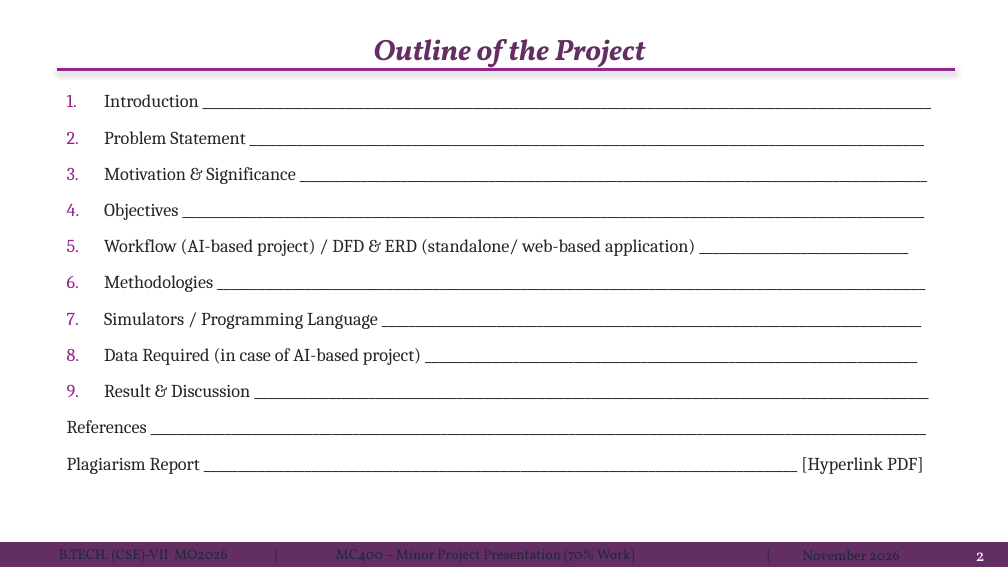
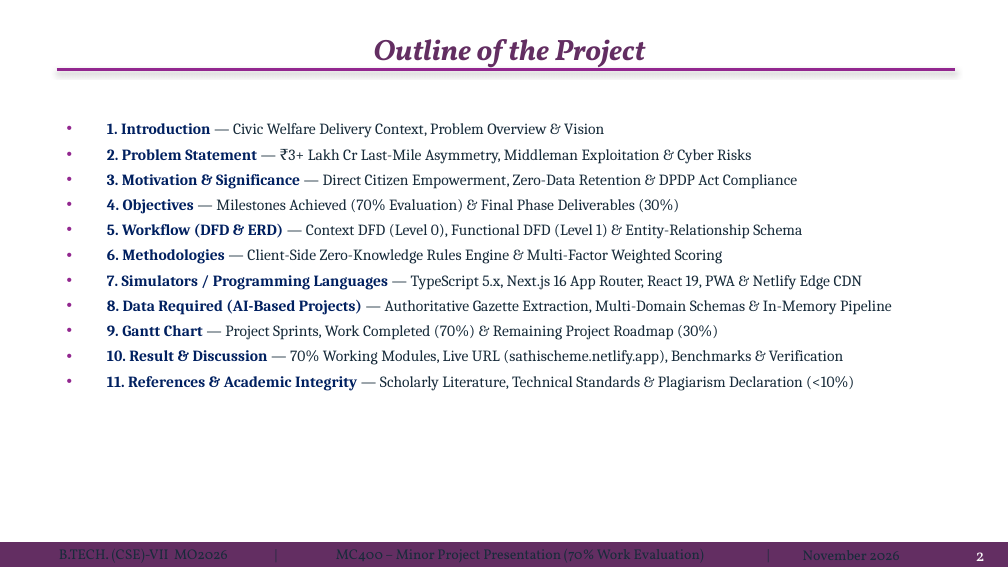
Before and after one commit to Shivaniroy09/SchemeSathi-Ai-Project, a slide deck: slide 2 of ppt/MC400-Minor Project Presentation format-BTech CSE MO26.pptx. Drawn at 1008x567 pixels with LibreOffice and Linux fonts; fonts in the diff are those of the drawing. Boxes give left, top, right and bottom in pixels: in the first picture for what was removed or moved away, otherwise in the second. Text is boxed around its words. In the diff, an @@ line names an element or a change of style, - is before the commit and + after.

Commit message:
feat: add SchemeSaathi 70% minor project presentation deck and generator script

```diff
--- a/ppt/MC400-Minor Project Presentation format-BTech CSE MO26.pptx
+++ b/ppt/MC400-Minor Project Presentation format-BTech CSE MO26.pptx
@@ text at (107, 123, 892, 391): text changed; size 12.9 to 11.1 pt; text colour #262626 to #172B3A @@
-1. Introduction ____________________________________________________________________________________________________________
-2. Problem Statement ____________________________________________________________________________________________________
-3. Motivation & Significance _____________________________________________________________________________________________
-4. Objectives ______________________________________________________________________________________________________________
-5. Workflow (AI-based project) / DFD & ERD (standalone/ web-based application) _______________________________
-6. Methodologies _________________________________________________________________________________________________________
-7. Simulators / Programming Language ________________________________________________________________________________
-8. Data Required (in case of AI-based project) _________________________________________________________________________
-9. Result & Discussion ____________________________________________________________________________________________________
-References ___________________________________________________________________________________________________________________
-Plagiarism Report ________________________________________________________________________________________ [Hyperlink PDF]
+• 1. Introduction — Civic Welfare Delivery Context, Problem Overview & Vision
+• 2. Problem Statement — ₹3+ Lakh Cr Last-Mile Asymmetry, Middleman Exploitation & Cyber Risks
+• 3. Motivation & Significance — Direct Citizen Empowerment, Zero-Data Retention & DPDP Act Compliance
+• 4. Objectives — Milestones Achieved (70% Evaluation) & Final Phase Deliverables (30%)
+• 5. Workflow (DFD & ERD) — Context DFD (Level 0), Functional DFD (Level 1) & Entity-Relationship Schema
+• 6. Methodologies — Client-Side Zero-Knowledge Rules Engine & Multi-Factor Weighted Scoring
+• 7. Simulators / Programming Languages — TypeScript 5.x, Next.js 16 App Router, React 19, PWA & Netlify Edge CDN
+• 8. Data Required (AI-Based Projects) — Authoritative Gazette Extraction, Multi-Domain Schemas & In-Memory Pipeline
+• 9. Gantt Chart — Project Sprints, Work Completed (70%) & Remaining Project Roadmap (30%)
+• 10. Result & Discussion — 70% Working Modules, Live URL (sathischeme.netlify.app), Benchmarks & Verification
+• 11. References & Academic Integrity — Scholarly Literature, Technical Standards & Plagiarism Declaration (<10%)
```
Also in this commit, not shown: 13 other slides changed, 3 other files.
